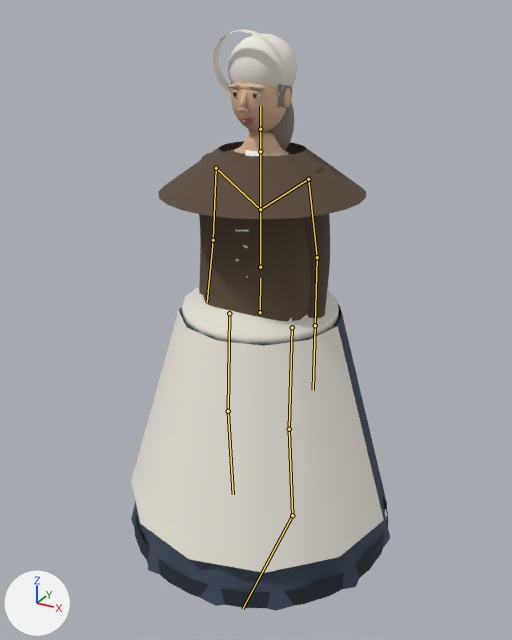
One commit to the glTF model reckoning/models/albers.glb: the scene before it, then after it.
Rendered twice from a camera (50 mm lens) standing at (1.09, -2.02, 1.91) and looking at (-0.09, 0.13, 0.83). Arrows for +X, +Y and +Z are at lower left; the lights stay in place. The older version comes first. The bones that change, and the others that lie on the model, are drawn over the model as lines.

In view in the first picture: 'albers_apron', 'albers_body', 'albers_coat', 'albers_eyes', 'albers_hair', 'albers_hat', 'albers_linen', 'albers_skin', 'albers_skirt'.
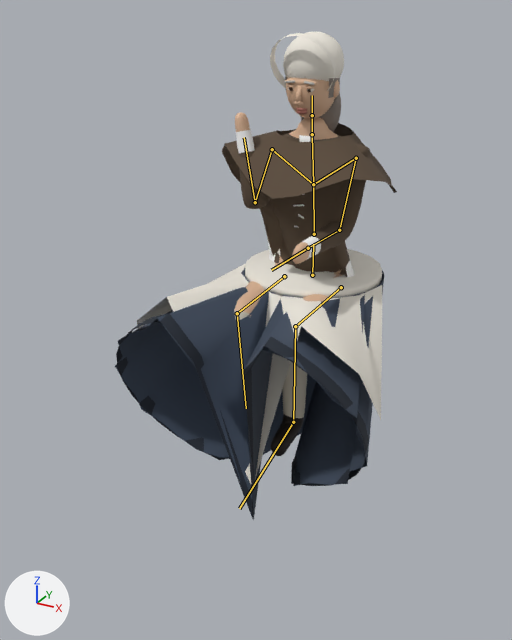
The newer file adds an action. The first version stands in its rest pose; the second is drawn at frame 10 of the action 'Eat'.

Where the change shows, as pixel boxes (x1, y1, x2, y2) in the pictures (512 x 640 px):
'albers_apron', posed (18% shorter): before (131, 287, 384, 573); after (137, 249, 382, 484)
'albers_skirt', posed (18% shorter): before (131, 304, 390, 611); after (115, 268, 384, 519)
'albers_body', posed: before (199, 131, 330, 321); after (234, 112, 370, 456)
'albers_coat', posed (16% narrower): before (158, 141, 366, 219); after (222, 123, 397, 199)
'albers_hat', posed (12% narrower, 17% shorter): before (213, 29, 297, 100); after (270, 32, 344, 91)
'albers_skin', posed (10% narrower, 16% shorter): before (230, 82, 291, 132); after (285, 77, 340, 119)
'albers_hair', posed (15% narrower, 18% shorter): before (228, 83, 294, 150); after (285, 77, 341, 132)
'albers_linen', posed: before (235, 150, 261, 278); after (293, 135, 314, 228)
'albers_eyes', posed (10% narrower, 12% shorter): before (232, 92, 261, 99); after (288, 87, 314, 93)
bone 'hips', root to tip: before (260, 312) to (260, 278); after (312, 275) to (313, 244)
bone 'spine', root to tip: before (260, 267) to (260, 209); after (314, 234) to (313, 184)
bone 'chest', root to tip: before (260, 209) to (260, 151); after (313, 184) to (312, 134)
bone 'neck', root to tip: before (260, 151) to (260, 129); after (312, 134) to (312, 115)
bone 'upper_arm.L', root to tip: before (308, 179) to (317, 257); after (356, 158) to (339, 230)
bone 'forearm.L', root to tip: before (317, 257) to (315, 325); after (339, 230) to (308, 248)
bone 'upper_arm.R', root to tip: before (216, 168) to (213, 240); after (272, 149) to (255, 202)
bone 'forearm.R', root to tip: before (213, 240) to (207, 302); after (255, 202) to (244, 137)
bone 'thigh.L', root to tip: before (292, 327) to (289, 429); after (341, 287) to (295, 326)
bone 'shin.L', root to tip: before (289, 429) to (292, 515); after (295, 326) to (293, 422)
bone 'thigh.R', root to tip: before (229, 313) to (228, 411); after (284, 276) to (237, 313)
bone 'shin.R', root to tip: before (228, 411) to (233, 494); after (237, 313) to (246, 408)

The change, as a list of edits to the scene's bpy script:
```text
Change bone_hips:
    where bone_hips = bpy.data.objects['albers_rig'].pose.bones['hips']  # child of 'root'
    bone_hips.location: (0.0, 0.0, 0.0) -> (0.0, 0.0, -0.44)
Change bone_spine:
    where bone_spine = bpy.data.objects['albers_rig'].pose.bones['spine']  # child of 'hips'
    bone_spine.rotation_quaternion: (1.0, 0.0, 0.0, 0.0) -> (0.999, 0.054, 0.0, 0.0)  # degrees (0, 0, 0) -> degrees (6, 0, 0)
Change bone_chest:
    where bone_chest = bpy.data.objects['albers_rig'].pose.bones['chest']  # child of 'spine'
    bone_chest.rotation_quaternion: (1.0, 0.0, 0.0, 0.0) -> (1.0, 0.009, 0.0, 0.0)  # degrees (0, 0, 0) -> degrees (1, 0, 0)
Change bone_neck:
    where bone_neck = bpy.data.objects['albers_rig'].pose.bones['neck']  # child of 'chest'
    bone_neck.rotation_quaternion: (1.0, 0.0, 0.0, 0.0) -> (1.0, 0.0, 0.0, -0.01)  # degrees (0, 0, 0) -> degrees (0, 0, -1)
Change bone_upper_arm_l:
    where bone_upper_arm_l = bpy.data.objects['albers_rig'].pose.bones['upper_arm.L']  # child of 'shoulder.L'
    bone_upper_arm_l.rotation_quaternion: (1.0, 0.0, 0.0, 0.0) -> (0.961, -0.271, -0.016, 0.058)  # degrees (0, 0, 0) -> degrees (-32, 0, 7)
Change bone_forearm_l:
    where bone_forearm_l = bpy.data.objects['albers_rig'].pose.bones['forearm.L']  # child of 'upper_arm.L'
    bone_forearm_l.rotation_quaternion: (1.0, 0.0, 0.0, 0.0) -> (0.878, -0.479, 0.0, 0.0)  # degrees (0, 0, 0) -> degrees (-57, 0, 0)
Change bone_upper_arm_r:
    where bone_upper_arm_r = bpy.data.objects['albers_rig'].pose.bones['upper_arm.R']  # child of 'shoulder.R'
    bone_upper_arm_r.rotation_quaternion: (1.0, 0.0, 0.0, 0.0) -> (0.832, -0.539, 0.073, -0.113)  # degrees (0, 0, 0) -> degrees (-66, 0, -15)
Change bone_forearm_r:
    where bone_forearm_r = bpy.data.objects['albers_rig'].pose.bones['forearm.R']  # child of 'upper_arm.R'
    bone_forearm_r.rotation_quaternion: (1.0, 0.0, 0.0, 0.0) -> (0.498, -0.867, 0.0, 0.0)  # degrees (0, 0, 0) -> degrees (-120, 0, 0)
Change bone_thigh_l:
    where bone_thigh_l = bpy.data.objects['albers_rig'].pose.bones['thigh.L']  # child of 'hips'
    bone_thigh_l.rotation_quaternion: (1.0, 0.0, 0.0, 0.0) -> (0.731, -0.681, -0.017, 0.018)  # degrees (0, 0, 0) -> degrees (-86, 0, 3)
Change bone_shin_l:
    where bone_shin_l = bpy.data.objects['albers_rig'].pose.bones['shin.L']  # child of 'thigh.L'
    bone_shin_l.rotation_quaternion: (1.0, 0.0, 0.0, 0.0) -> (0.732, 0.682, 0.0, 0.0)  # degrees (0, 0, 0) -> degrees (86, 0, 0)
Change bone_thigh_r:
    where bone_thigh_r = bpy.data.objects['albers_rig'].pose.bones['thigh.R']  # child of 'hips'
    bone_thigh_r.rotation_quaternion: (1.0, 0.0, 0.0, 0.0) -> (0.731, -0.681, 0.017, -0.018)  # degrees (0, 0, 0) -> degrees (-86, 0, -3)
Change bone_shin_r:
    where bone_shin_r = bpy.data.objects['albers_rig'].pose.bones['shin.R']  # child of 'thigh.R'
    bone_shin_r.rotation_quaternion: (1.0, 0.0, 0.0, 0.0) -> (0.732, 0.682, 0.0, 0.0)  # degrees (0, 0, 0) -> degrees (86, 0, 0)
```
